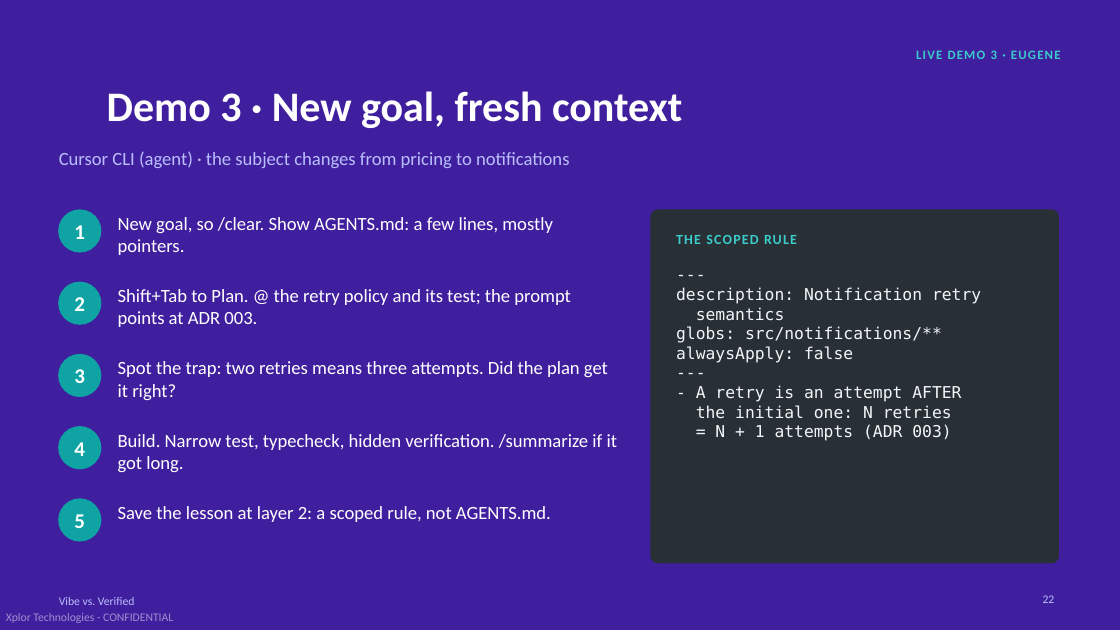
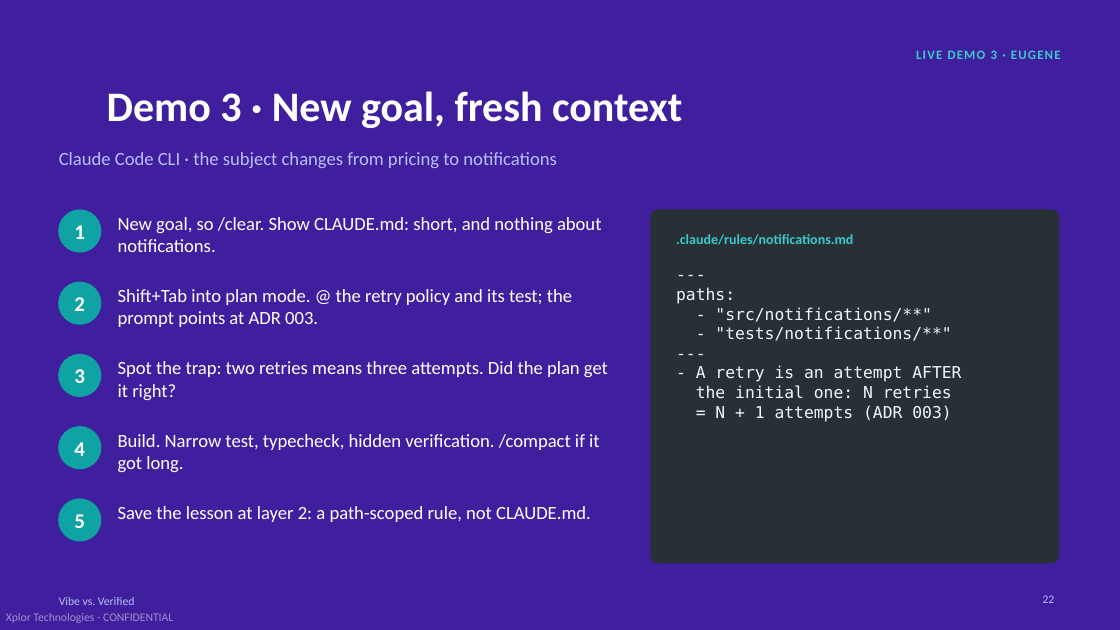
Before and after one commit to AdamMiddendorf/token-efficiency-demo, a slide deck: slide 22 of presentation/vibe-vs-verified.pptx. Drawn at 1120x630 pixels with LibreOffice and Linux fonts; fonts in the diff are those of the drawing. Boxes give left, top, right and bottom in pixels: in the first picture for what was removed or moved away, otherwise in the second. Text is boxed around its words. In the diff, an @@ line names an element or a change of style, - is before the commit and + after.

```diff
--- a/presentation/vibe-vs-verified.pptx
+++ b/presentation/vibe-vs-verified.pptx
@@ text at bbox=[59, 152, 556, 168]: text changed @@
-Cursor CLI (agent) · the subject changes from pricing to notifications
+Claude Code CLI · the subject changes from pricing to notifications
@@ text at bbox=[118, 217, 601, 252]: text changed @@
-New goal, so /clear. Show AGENTS.md: a few lines, mostly pointers.
+New goal, so /clear. Show CLAUDE.md: short, and nothing about notifications.
@@ text at bbox=[676, 234, 853, 245]: text changed @@
-THE SCOPED RULE
+.claude/rules/notifications.md
@@ text at bbox=[118, 289, 572, 327]: text changed @@
-Shift+Tab to Plan. @ the retry policy and its test; the prompt points at ADR 003.
+Shift+Tab into plan mode. @ the retry policy and its test; the prompt points at ADR 003.
@@ text at bbox=[676, 287, 951, 341]: text changed @@
-description: Notification retry
-semantics
-globs: src/notifications/**
-alwaysApply: false
+paths:
+- "src/notifications/**"
+- "tests/notifications/**"
@@ text at bbox=[118, 434, 600, 472]: text changed @@
-Build. Narrow test, typecheck, hidden verification. /summarize if it got long.
+Build. Narrow test, typecheck, hidden verification. /compact if it got long.
@@ text at bbox=[118, 506, 591, 522]: text changed @@
-Save the lesson at layer 2: a scoped rule, not AGENTS.md.
+Save the lesson at layer 2: a path-scoped rule, not CLAUDE.md.
```
Also in this commit, not shown: 4 other slides changed, 9 other files.
